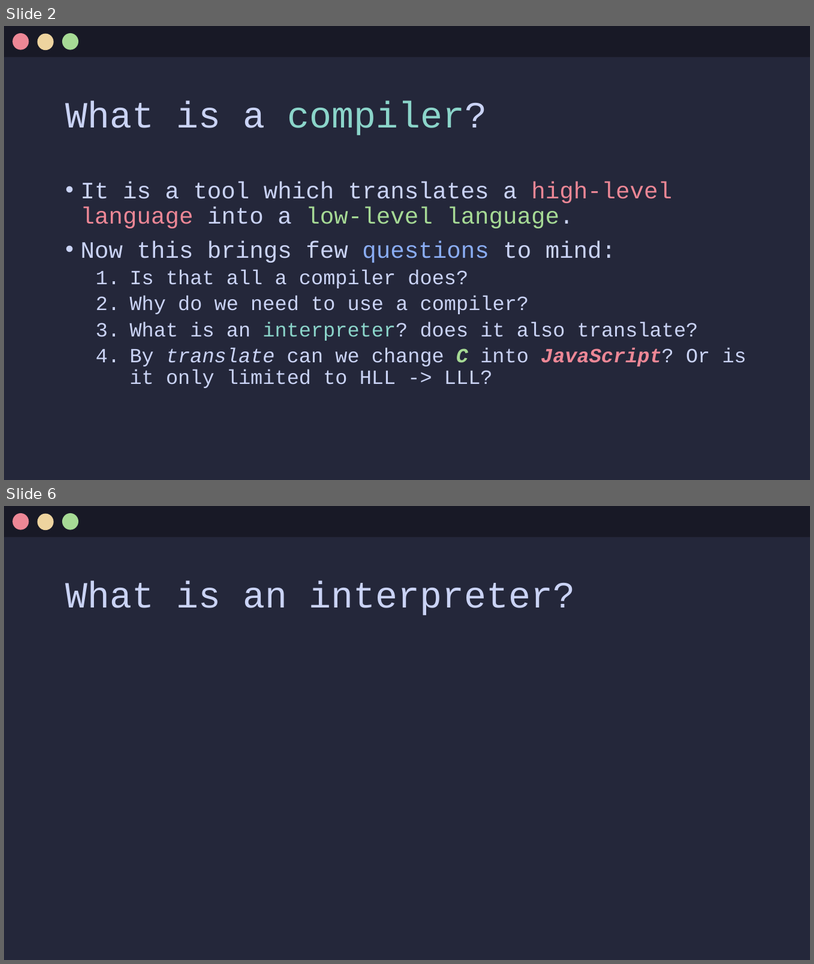
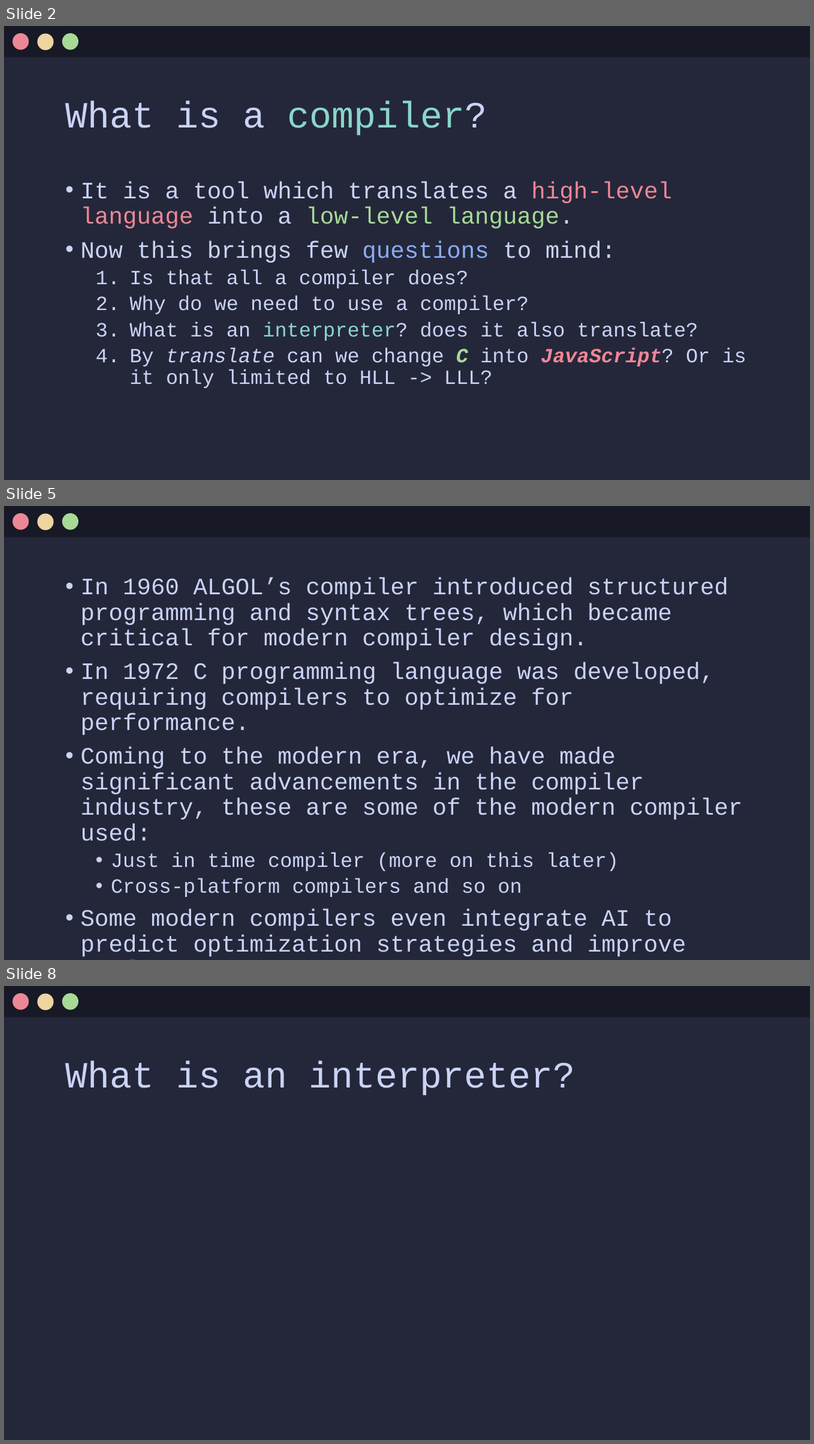
Before and after one commit to Jx-ls/custom-compiler, a slide deck: Compilers.pptx. Shown one above the other, each under a label of ours: slides 2 and 6 before the commit, slides 2, 5 and 8 after it; the slides between them are not shown. The pictures are 814x964 and 814x1444 pixels, drawn with LibreOffice and Linux fonts; fonts in the diff are those of the drawing. Boxes give left, top, right and bottom in pixels: in the first picture for what was removed or moved away, otherwise in the second. Text is boxed around its words. In the diff, an @@ line names an element or a change of style, - is before the commit and + after.

Commit message:
added why we use a compiler and history of compilers

```diff
--- a/Compilers.pptx
+++ b/Compilers.pptx
@@ slide 5 added at <box>4,506,810,960</box>, background #24273A @@
@@ rectangle added at <box>4,506,810,537</box>, fill #181926 @@
@@ ellipse added at <box>12,513,29,529</box>, fill #ED8796 @@
@@ ellipse added at <box>37,513,54,529</box>, fill #EED49F @@
@@ ellipse added at <box>62,513,78,529</box>, fill #A6DA95 @@
@@ text added at <box>81,577,743,956</box>, 28 pt, text #CAD3F5 @@
+• In 1960 ALGOL’s compiler introduced structured programming and syntax trees, which became critical for modern compiler design.
+• In 1972 C programming language was developed, requiring compilers to optimize for performance.
+• Coming to the modern era, we have made significant advancements in the compiler industry, these are some of the modern compiler used:
+  • Just in time compiler (more on this later)
+  • Cross-platform compilers and so on
+• Some modern compilers even integrate AI to predict optimization strategies and improve performance.
@@ what was slide 6 is now slide 8 @@
```
Also in this commit, not shown: 1 slide changed, 3 other slides added, 2 slides removed.
